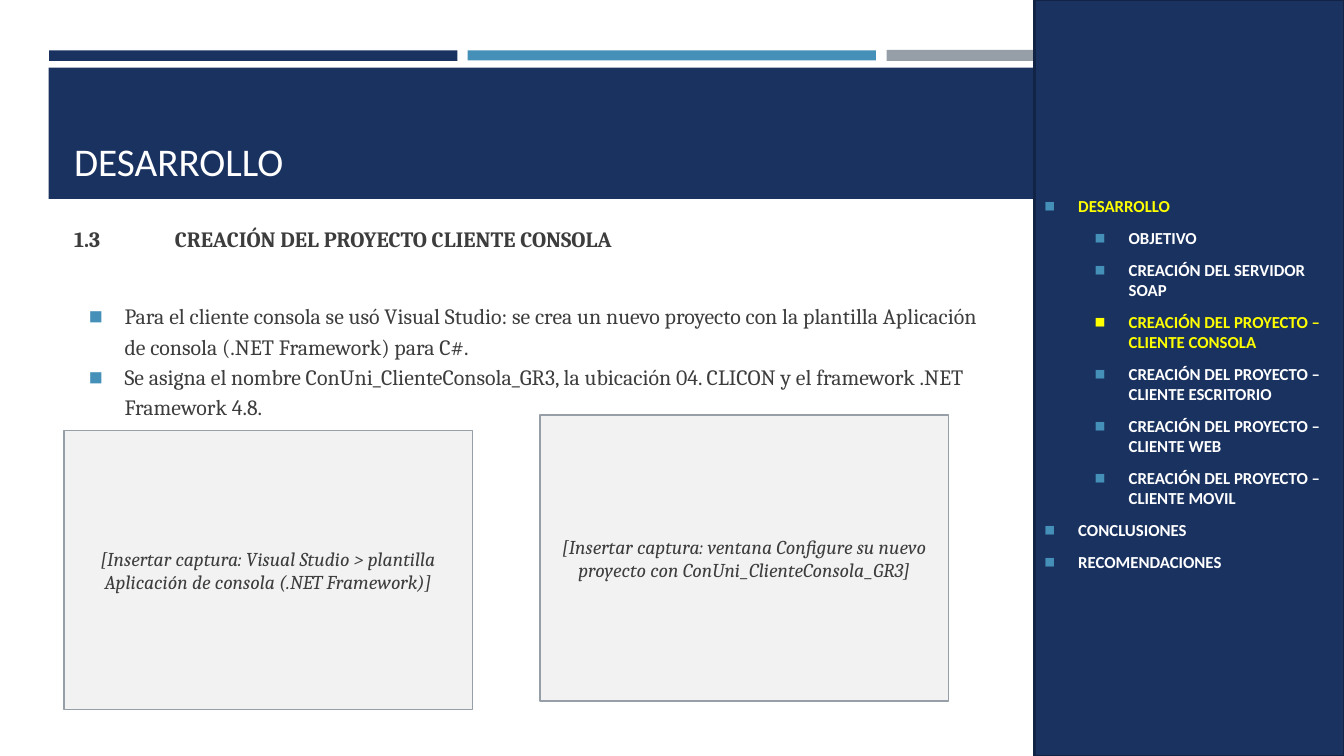
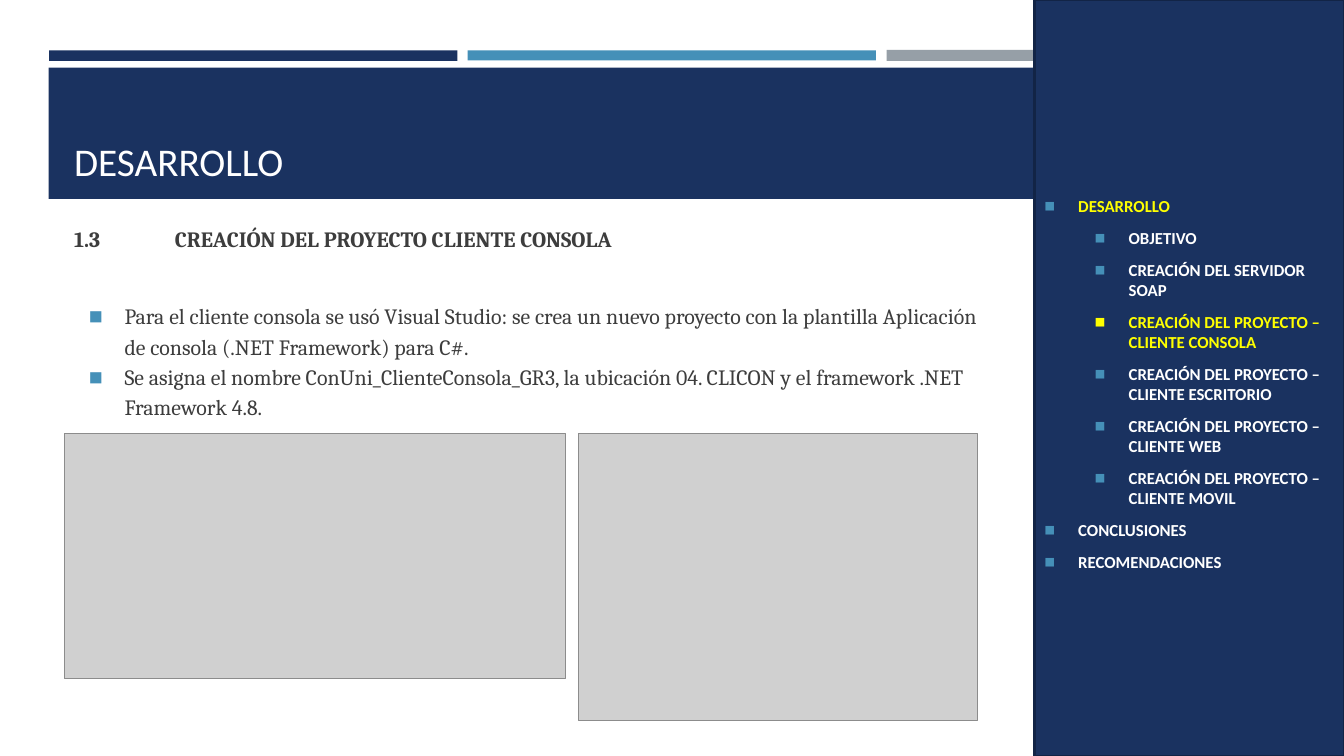
Before and after one commit to Teo344/Arquitectura_GRUPO03, a slide deck: slide 22 of TI.1.2. PAO202651_SOAP_DOTNET_SINBDD_NRC36884_GR03/05. DOCUMENTACION/PRESENTACION TI.1.2. SOAP sin BDD en DOTNET GR03.pptx. Drawn at 1344x756 pixels with LibreOffice and Linux fonts; fonts in the diff are those of the drawing; grey boxes stand for pictures. Boxes give left, top, right and bottom in pixels: in the first picture for what was removed or moved away, otherwise in the second. Text is boxed around its words. In the diff, an @@ line names an element or a change of style, - is before the commit and + after.

```diff
--- a/TI.1.2. PAO202651_SOAP_DOTNET_SINBDD_NRC36884_GR03/05. DOCUMENTACION/PRESENTACION TI.1.2. SOAP sin BDD en DOTNET GR03.pptx
+++ b/TI.1.2. PAO202651_SOAP_DOTNET_SINBDD_NRC36884_GR03/05. DOCUMENTACION/PRESENTACION TI.1.2. SOAP sin BDD en DOTNET GR03.pptx
@@ rectangle removed at box(540, 415, 949, 702) @@
-[Insertar captura: ventana Configure su nuevo proyecto con ConUni_ClienteConsola_GR3]
@@ rectangle removed at box(65, 431, 473, 710) @@
-[Insertar captura: Visual Studio > plantilla Aplicación de consola (.NET Framework)]
@@ picture added at box(65, 435, 567, 680) @@
@@ picture added at box(579, 435, 978, 722) @@
```
Also in this commit, not shown: 29 other slides changed, 2 slides removed, 1 other file.
